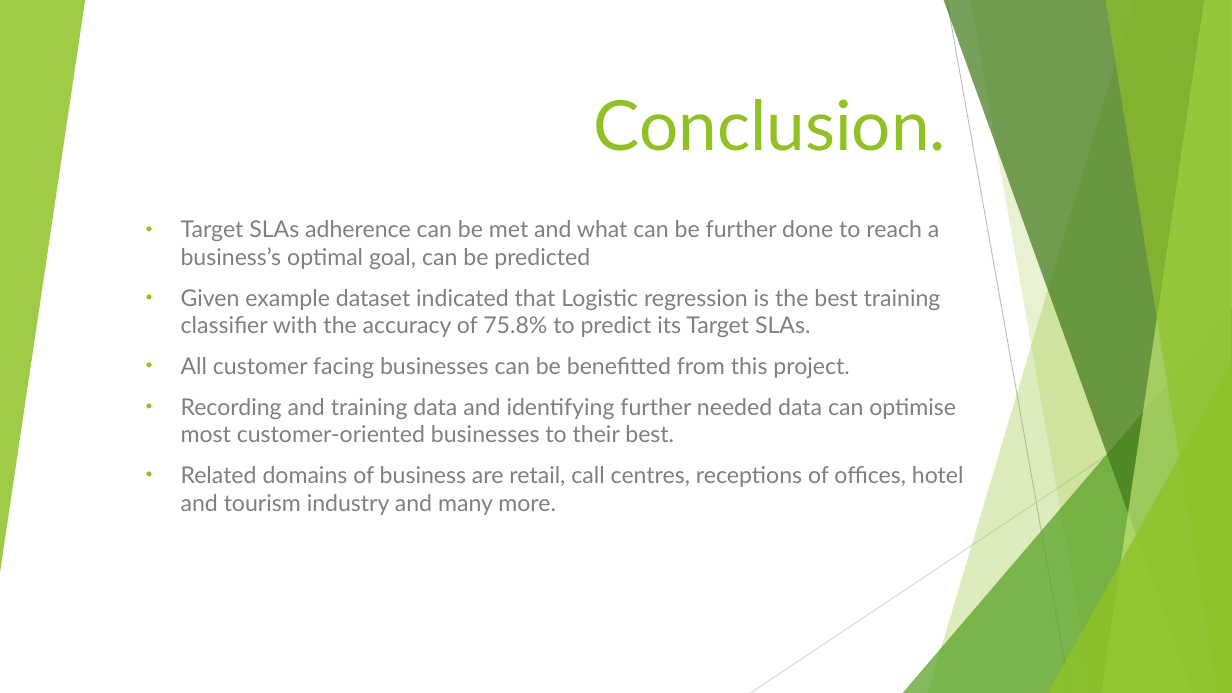
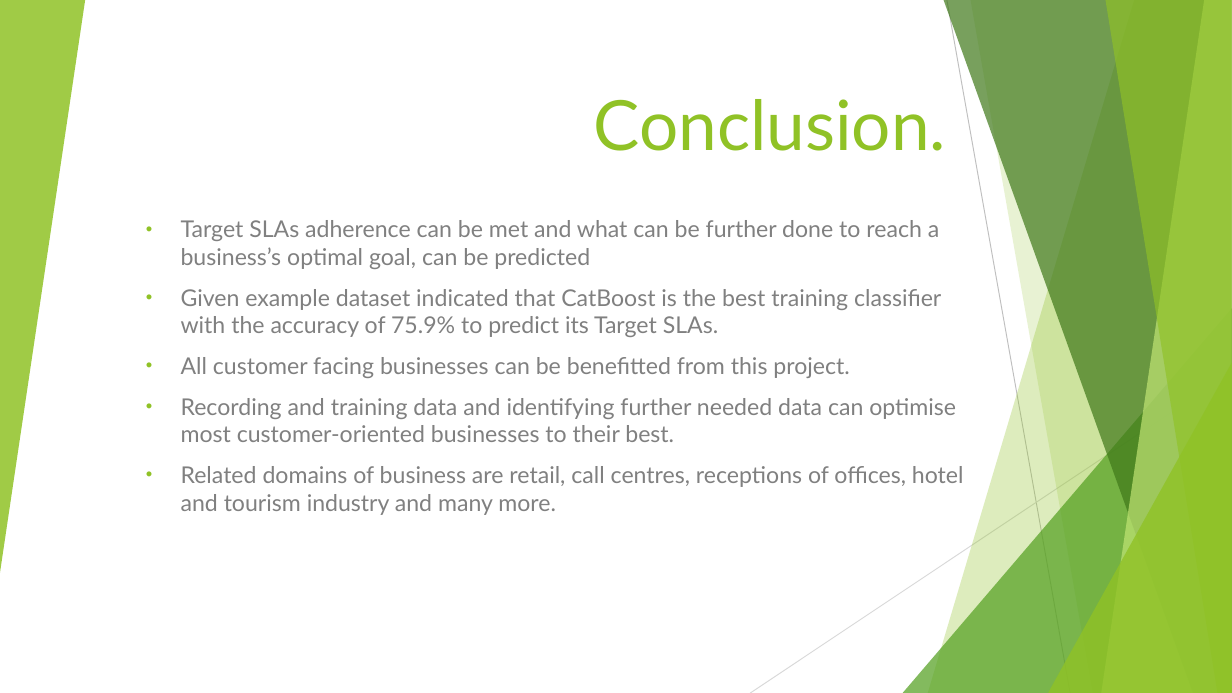
Before and after one commit to isurimadara/IOD-Rep, a slide deck: slide 25 of Capstone/Prediction of target SLAs -Final- Isuri Chandrasekera.pptx. Drawn at 1232x693 pixels with LibreOffice and Linux fonts; fonts in the diff are those of the drawing. Boxes give left, top, right and bottom in pixels: in the first picture for what was removed or moved away, otherwise in the second. Text is boxed around its words. In the diff, an @@ line names an element or a change of style, - is before the commit and + after.

```diff
--- a/Capstone/Prediction of target SLAs -Final- Isuri Chandrasekera.pptx
+++ b/Capstone/Prediction of target SLAs -Final- Isuri Chandrasekera.pptx
@@ subtitle at (x1=181, y1=289, x2=941, y2=337): text changed @@
-• Given example dataset indicated that Logistic regression is the best training classifier with the accuracy of 75.8% to predict its Target SLAs.
+• Given example dataset indicated that CatBoost is the best training classifier with the accuracy of 75.9% to predict its Target SLAs.
```
Also in this commit, not shown: 2 other slides changed, 1 slide added, 1 slide removed, 1 other file.
